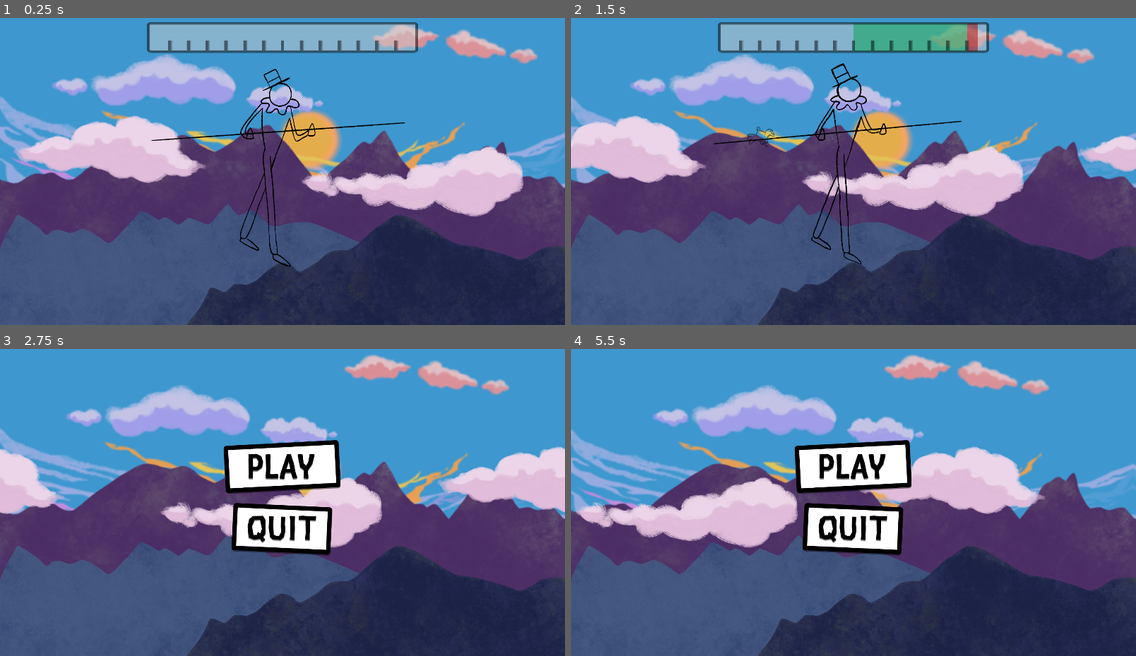
Above: before the commit, frames 1-4 (two rows, left to right).
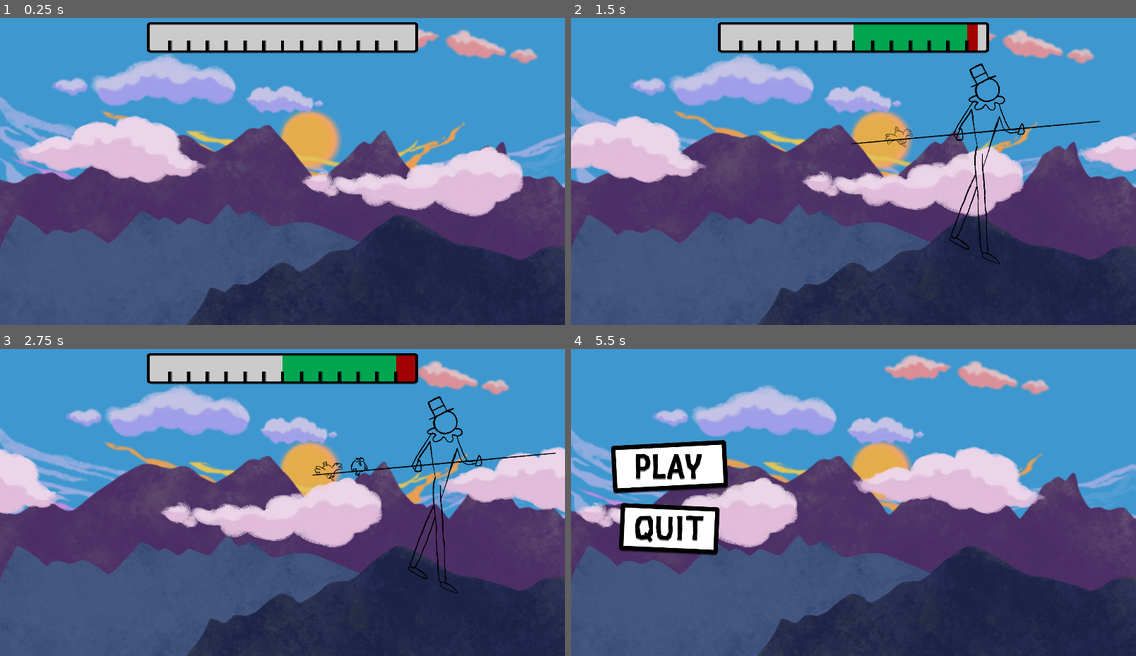
Above: after the commit, the same moments.

Repository: Merliin42/ludum-dare-49
Game: Godot game, scene res://Scenes/Main.tscn
Two runs of this game, one before a commit and one after it. Both use one fixed random seed, a clock stepped at 60 frames per second and the inputs below. The engine's default icon, where the game draws it, is replaced by a stand-in: a white triangle on a blue panel in a dark square.
Inputs (mouse positions are in pixels of both pictures, inside the frame that each line leads up to):
- Up to frame 1 (0.25 s): no input
- Up to frame 2 (1.5 s): hold Right (right) 0.53-1.28 s; hold Left (left) from 1.28 s (still down)
- Up to frame 3 (2.75 s): release Left (left) at 2.03 s; hold Right (right) from 2.03 s (still down)
- Up to frame 4 (5.5 s): release Right (right) at 2.75 s; click (853, 465) at 2.77 s; hold Right (right) 3.53-4.28 s; hold Left (left) from 4.28 s (still down)

The runs differ from the first frame. In frame 1, 5.6% of the frame differs, in the area x 26-74%, y 1-81%; in frame 2, 6.8%; in frame 3, 12%; in frame 4, 12%, in the area x 7-61%, y 29-68%.

Commit message:
Transition between menu and main

Diff:
--- a/Scenes/HUD.tscn
+++ b/Scenes/HUD.tscn
@@ -8,12 +8,10 @@
 [ext_resource path="res://Assets/HUD/cadre_equilibre_layer_left.png" type="Texture" id=6]
 [ext_resource path="res://Scripts/HUD.gd" type="Script" id=7]
 
-
 [node name="HUD" type="CanvasLayer"]
 script = ExtResource( 7 )
 
 [node name="EquilibriumBar" type="HSplitContainer" parent="."]
-modulate = Color( 1, 1, 1, 0.501961 )
 anchor_left = 0.5
 anchor_right = 0.5
 margin_left = -640.0
--- a/Scenes/Main.tscn
+++ b/Scenes/Main.tscn
@@ -111,6 +111,38 @@
 "values": [ Vector2( 420, -177 ), Vector2( 420, -160 ), Vector2( 415, -148 ), Vector2( 370, -156 ), Vector2( 407, -180 ), Vector2( 415, -197 ), Vector2( 420, -181 ) ]
 }
 
+[sub_resource type="Animation" id=3]
+resource_name = "pan_in"
+length = 2.0
+tracks/0/type = "value"
+tracks/0/path = NodePath("Camera2D:position")
+tracks/0/interp = 1
+tracks/0/loop_wrap = true
+tracks/0/imported = false
+tracks/0/enabled = true
+tracks/0/keys = {
+"times": PoolRealArray( 0, 0.001, 2 ),
+"transitions": PoolRealArray( 1, 1, 1 ),
+"update": 0,
+"values": [ Vector2( -1920, 0 ), Vector2( -960, 540 ), Vector2( 960, 540 ) ]
+}
+
+[sub_resource type="Animation" id=4]
+resource_name = "pan_out"
+length = 2.0
+tracks/0/type = "value"
+tracks/0/path = NodePath("Camera2D:position")
+tracks/0/interp = 1
+tracks/0/loop_wrap = true
+tracks/0/imported = false
+tracks/0/enabled = true
+tracks/0/keys = {
+"times": PoolRealArray( 0, 0.001, 2 ),
+"transitions": PoolRealArray( 1, 1, 1 ),
+"update": 0,
+"values": [ Vector2( 0, 0 ), Vector2( 960, 540 ), Vector2( -960, 540 ) ]
+}
+
 [node name="Main" type="Node2D"]
 script = ExtResource( 2 )
 
@@ -119,46 +151,46 @@
 [node name="Background" parent="." instance=ExtResource( 12 )]
 
 [node name="AnimatedSprite" type="AnimatedSprite" parent="."]
+position = Vector2( 960, 540 )
 frames = SubResource( 1 )
 animation = "fall_left"
-frame = 1
-__meta__ = {
-"_edit_lock_": true
-}
 
 [node name="Camera2D" type="Camera2D" parent="."]
+position = Vector2( -960, 540 )
 current = true
+
+[node name="Node_Oiseau" type="Node2D" parent="."]
+position = Vector2( 960, 540 )
+
+[node name="Line" parent="Node_Oiseau" instance=ExtResource( 4 )]
+position = Vector2( -430, -66 )
+
+[node name="Line2" parent="Node_Oiseau" instance=ExtResource( 4 )]
+position = Vector2( -320, -81 )
+
+[node name="Line3" parent="Node_Oiseau" instance=ExtResource( 4 )]
+position = Vector2( -190, -98 )
+
+[node name="Line4" parent="Node_Oiseau" instance=ExtResource( 4 )]
+position = Vector2( 190, -146 )
+
+[node name="Line5" parent="Node_Oiseau" instance=ExtResource( 4 )]
+position = Vector2( 320, -164 )
+
+[node name="Line6" parent="Node_Oiseau" instance=ExtResource( 4 )]
+position = Vector2( 420, -177 )
 
 [node name="Timer" type="Timer" parent="."]
 autostart = true
 
-[node name="Node_Oiseau" type="Node2D" parent="."]
-__meta__ = {
-"_edit_lock_": true
-}
-
-[node name="Line" parent="Node_Oiseau" instance=ExtResource( 4 )]
-position = Vector2( -430, -75 )
-
-[node name="Line2" parent="Node_Oiseau" instance=ExtResource( 4 )]
-position = Vector2( -320, -86 )
-
-[node name="Line3" parent="Node_Oiseau" instance=ExtResource( 4 )]
-position = Vector2( -190, -99 )
-
-[node name="Line4" parent="Node_Oiseau" instance=ExtResource( 4 )]
-position = Vector2( 190, -137 )
-
-[node name="Line5" parent="Node_Oiseau" instance=ExtResource( 4 )]
-position = Vector2( 320, -150 )
-
-[node name="Line6" parent="Node_Oiseau" instance=ExtResource( 4 )]
-position = Vector2( 420, -160 )
-
-[node name="AnimationPlayer" type="AnimationPlayer" parent="."]
+[node name="CharacterAnimation" type="AnimationPlayer" parent="."]
 anims/fall-left = SubResource( 2 )
 
-[node name="BirdAudio" type="AudioStreamPlayer2D" parent="."]
+[node name="CameraAnimation" type="AnimationPlayer" parent="."]
+anims/pan_in = SubResource( 3 )
+anims/pan_out = SubResource( 4 )
+
+[node name="BirdAudio" type="AudioStreamPlayer" parent="."]
 stream = ExtResource( 5 )
 
 [node name="Music" type="AudioStreamPlayer" parent="."]
@@ -166,3 +198,4 @@
 autoplay = true
 
 [connection signal="timeout" from="Timer" to="." method="_on_Timer_timeout"]
+[connection signal="animation_finished" from="CameraAnimation" to="." method="_on_CameraAnimation_animation_finished"]
--- a/Scenes/Menu.tscn
+++ b/Scenes/Menu.tscn
@@ -8,6 +8,38 @@
 [ext_resource path="res://Assets/Menu/quit_hover.png" type="Texture" id=6]
 [ext_resource path="res://Assets/Menu/play_hover.png" type="Texture" id=7]
 [ext_resource path="res://Scenes/Background.tscn" type="PackedScene" id=8]
+
+[sub_resource type="Animation" id=1]
+resource_name = "pan_in"
+length = 2.0
+tracks/0/type = "value"
+tracks/0/path = NodePath("Camera2D:position")
+tracks/0/interp = 1
+tracks/0/loop_wrap = true
+tracks/0/imported = false
+tracks/0/enabled = true
+tracks/0/keys = {
+"times": PoolRealArray( 0, 2 ),
+"transitions": PoolRealArray( 1, 1 ),
+"update": 0,
+"values": [ Vector2( 2880, 540 ), Vector2( 960, 540 ) ]
+}
+
+[sub_resource type="Animation" id=2]
+resource_name = "pan_out"
+length = 2.0
+tracks/0/type = "value"
+tracks/0/path = NodePath("Camera2D:position")
+tracks/0/interp = 1
+tracks/0/loop_wrap = true
+tracks/0/imported = false
+tracks/0/enabled = true
+tracks/0/keys = {
+"times": PoolRealArray( 0, 2 ),
+"transitions": PoolRealArray( 1, 1 ),
+"update": 0,
+"values": [ Vector2( 960, 540 ), Vector2( 2880, 540 ) ]
+}
 
 [node name="Menu" type="Control"]
 anchor_right = 1.0
@@ -66,5 +98,14 @@
 
 [node name="Background" parent="." instance=ExtResource( 8 )]
 
+[node name="Camera2D" type="Camera2D" parent="."]
+position = Vector2( 2880, 540 )
+current = true
+
+[node name="AnimationPlayer" type="AnimationPlayer" parent="."]
+anims/pan_in = SubResource( 1 )
+anims/pan_out = SubResource( 2 )
+
 [connection signal="pressed" from="MarginContainer/VSplitContainer/Start" to="." method="_on_Start_pressed"]
 [connection signal="pressed" from="MarginContainer/VSplitContainer/Quit" to="." method="_on_Quit_pressed"]
+[connection signal="animation_finished" from="AnimationPlayer" to="." method="_on_AnimationPlayer_animation_finished"]
--- a/Scripts/HUD.gd
+++ b/Scripts/HUD.gd
@@ -1,5 +1,6 @@
 extends CanvasLayer
 
+#export var opacity = func()
 
 func update(balance) :
 	var left : float = 0
--- a/Scripts/Main.gd
+++ b/Scripts/Main.gd
@@ -12,18 +12,18 @@
 var object_weight := preload("res://Scenes/Weights/Bird.tscn")
 
 func _ready():
-	$AnimationPlayer.play("fall-left")
+	$CameraAnimation.play("pan_in")
+	$CharacterAnimation.play("fall-left")
 	randomize()
 
 func _process(delta):
 	var player_input : float = get_input()
 
 	balance = (balance + (weights[1] - weights[0] + (player_input*50)) * delta) * 1.02
-#	$Sprite.position.x = balance
 	$HUD.update(balance)
 
 	if(balance < -100 or balance > 100) :
-		get_tree().change_scene("res://Scenes/Menu.tscn")
+		$CameraAnimation.play("pan_out")
 
 	$Camera2D.zoom += Vector2(0.015 * delta, 0.015 * delta)
 
@@ -55,3 +55,8 @@
 func on_bird_landing(weight) :
 	weights[weight.side] += weight.weight
 	counter[weight.side] += 1
+
+
+func _on_CameraAnimation_animation_finished(anim_name):
+	if anim_name == "pan_out" :
+		get_tree().change_scene("res://Scenes/Menu.tscn")
--- a/Scripts/Menu.gd
+++ b/Scripts/Menu.gd
@@ -1,11 +1,18 @@
 extends Control
 
 
+func _ready():
+	$AnimationPlayer.play("pan_in")
 
 func _on_Start_pressed():
-	get_tree().change_scene("res://Scenes/Main.tscn")
+	$AnimationPlayer.play("pan_out")
 
 
 
 func _on_Quit_pressed():
 	get_tree().quit()
+
+
+func _on_AnimationPlayer_animation_finished(anim_name):
+	if anim_name == "pan_out" :
+		get_tree().change_scene("res://Scenes/Main.tscn")
Not shown: 1 places in Scenes/Main.tscn that only renumber resources
Not shown: 1 places in Scenes/Menu.tscn that only renumber resources
